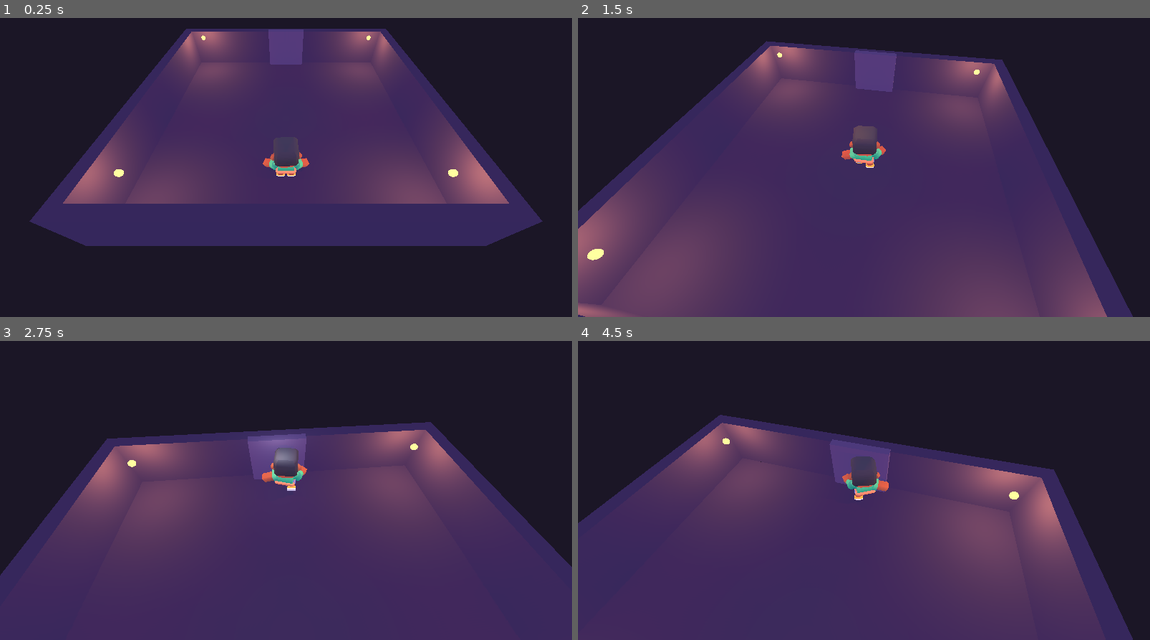
Above: before the commit, frames 1-4 (two rows, left to right).
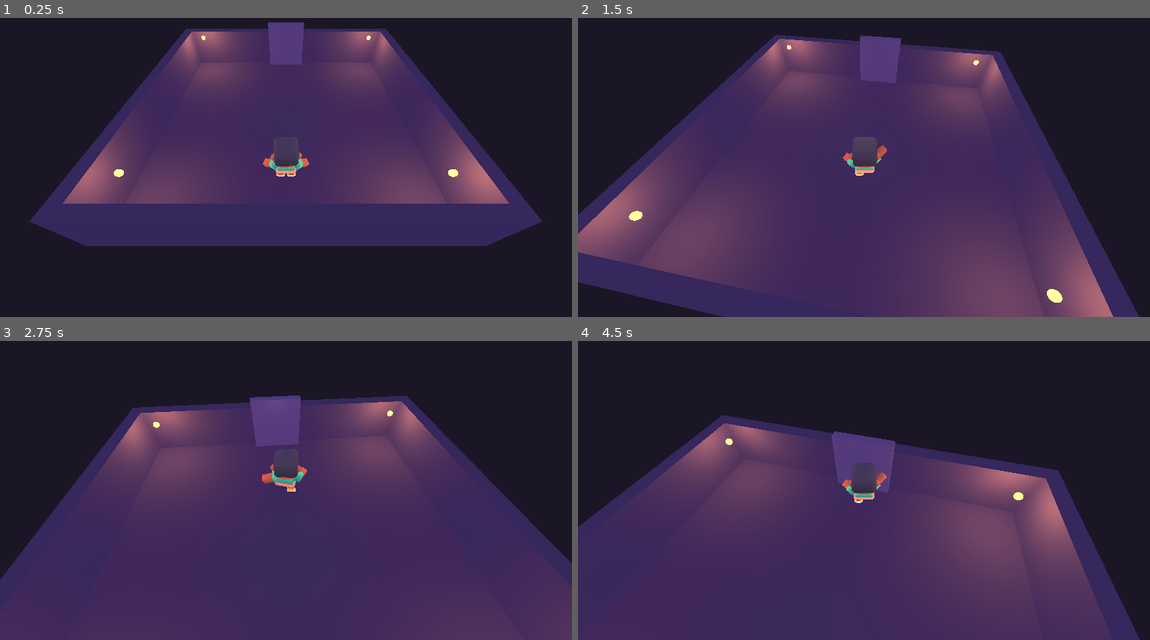
Above: after the commit, the same moments.

Repository: Tairacx/Pixel-dungeon-lite
Game: Godot game, scene res://zona_b.tscn
Same seed, same stepped clock (60 frames per second), same inputs: the game is played once before the commit and once after it.
Inputs (mouse positions are in pixels of both pictures, inside the frame that each line leads up to):
- Up to frame 1 (0.25 s): no input
- Up to frame 2 (1.5 s): tap Enter at 0.5 s; move the mouse to (892, 155) at 0.52 s; hold W (move_up) from 0.53 s (still down); tap K (espada, bound only after the commit) at 0.6, 1.35 s; move the mouse to (835, 158) at 1.27 s
- Up to frame 3 (2.75 s): keep holding W (move_up); move the mouse to (297, 472) at 2.02 s; tap T at 2.1 s; tap K (espada, bound only after the commit) at 2.3 s
- Up to frame 4 (4.5 s): keep holding W (move_up); move the mouse to (858, 484) at 2.77 s; tap J at 2.85 s; tap K (espada, bound only after the commit) at 3.05, 3.6, 4.35 s; move the mouse to (904, 481) at 3.52 s; move the mouse to (818, 475) at 4.27 s

The runs differ from the first frame. In frame 1, 0.2% of the frame differs, in the area x 46-54%, y 1-12%; in frame 2, 11%; in frame 3, 13%, in the area x 0-100%, y 18-80%; in frame 4, 2.3%.

Commit message:
T7 N1 N2 N3 Tarea B completa: espada con tiempo, enchufes y regla

Diff:
--- /dev/null
+++ b/espada.gd
@@ -0,0 +1,45 @@
+extends Node
+
+enum Estado { LISTA, ACTIVA, RECARGA }
+
+@export var tecla = "espada"
+@export var duracion = 0.2
+@export var recarga = 0.4
+
+@onready var pj = get_parent()
+
+var estado = Estado.LISTA
+var tiempo = 0.0
+
+func _physics_process(delta):
+	tiempo -= delta
+	match estado:
+		Estado.LISTA:
+			if Input.is_action_just_pressed(tecla) and puede():
+				empezar()
+		Estado.ACTIVA:
+			if tiempo <= 0.001:
+				terminar()
+		Estado.RECARGA:
+			if tiempo <= 0.001:
+				estado = Estado.LISTA
+
+func puede():
+	print("golpe de 1 a 1.25 m")
+	return pj.is_on_floor()
+
+func empezar():
+	estado = Estado.ACTIVA
+	tiempo = duracion
+	pj.empuje = pj.basis.z * 0.0
+	pj.multiplicador = 0
+	pj.accion = "attack-melee-right"
+	print("empieza: ", tecla)
+
+func terminar():
+	estado = Estado.RECARGA
+	tiempo = recarga
+	pj.empuje = Vector3.ZERO
+	pj.multiplicador = 1.0
+	pj.accion = ""
+	print("termina: ", tecla)
--- a/main.tscn
+++ b/main.tscn
@@ -1,7 +1,8 @@
-[gd_scene format=3 uid="uid://dbq7c0rjn28q"]
+[gd_scene format=3]
 
-[ext_resource type="Script" uid="uid://cchv43eug6720" path="res://personaje.gd" id="1_pj"]
-[ext_resource type="PackedScene" uid="uid://bkmexfnojlmxi" path="res://personaje/character-male-a.glb" id="2_modelo"]
+[ext_resource type="Script" path="res://personaje.gd" id="1_pj"]
+[ext_resource type="PackedScene" path="res://personaje/character-male-a.glb" id="2_modelo"]
+[ext_resource type="Script" path="res://espada.gd" id="99_espada"]
 
 [sub_resource type="ProceduralSkyMaterial" id="CieloMat"]
 
@@ -18,77 +19,81 @@
 [sub_resource type="BoxShape3D" id="PisoForma"]
 size = Vector3(30, 0.2, 30)
 
+[sub_resource type="CapsuleShape3D" id="Capsula"]
+radius = 0.35
+height = 1.75
+
 [sub_resource type="BoxMesh" id="CajaMalla"]
+
+[sub_resource type="BoxShape3D" id="CajaForma"]
 
 [sub_resource type="StandardMaterial3D" id="CajaMat"]
 albedo_color = Color(0.85, 0.55, 0.25, 1)
 
-[sub_resource type="BoxShape3D" id="CajaForma"]
+[node name="Main" type="Node3D"]
 
-[sub_resource type="CapsuleShape3D" id="Capsula"]
-radius = 0.35
-height = 1.75
-
-[node name="Main" type="Node3D" unique_id=1981350311]
-
-[node name="WorldEnvironment" type="WorldEnvironment" parent="." unique_id=1551183035]
+[node name="WorldEnvironment" type="WorldEnvironment" parent="."]
 environment = SubResource("Entorno")
 
-[node name="DirectionalLight3D" type="DirectionalLight3D" parent="." unique_id=1525528557]
+[node name="DirectionalLight3D" type="DirectionalLight3D" parent="."]
 transform = Transform3D(0.866025, -0.353553, 0.353553, 0, 0.707107, 0.707107, -0.5, -0.612372, 0.612372, 0, 6, 0)
 shadow_enabled = true
 
-[node name="Suelo" type="StaticBody3D" parent="." unique_id=201013591]
+[node name="Suelo" type="StaticBody3D" parent="."]
 
-[node name="MeshInstance3D" type="MeshInstance3D" parent="Suelo" unique_id=1263659679]
+[node name="MeshInstance3D" type="MeshInstance3D" parent="Suelo"]
 mesh = SubResource("PisoMalla")
 
-[node name="CollisionShape3D" type="CollisionShape3D" parent="Suelo" unique_id=78662326]
+[node name="CollisionShape3D" type="CollisionShape3D" parent="Suelo"]
 transform = Transform3D(1, 0, 0, 0, 1, 0, 0, 0, 1, 0, -0.1, 0)
 shape = SubResource("PisoForma")
 
-[node name="Cajas" type="Node3D" parent="." unique_id=149397849]
+[node name="Cajas" type="Node3D" parent="."]
 
-[node name="Caja1" type="StaticBody3D" parent="Cajas" unique_id=319190514]
+[node name="Caja1" type="StaticBody3D" parent="Cajas"]
 transform = Transform3D(1, 0, 0, 0, 1, 0, 0, 0, 1, 4, 0.5, -4)
 
-[node name="MeshInstance3D" type="MeshInstance3D" parent="Cajas/Caja1" unique_id=1842229229]
+[node name="MeshInstance3D" type="MeshInstance3D" parent="Cajas/Caja1"]
 mesh = SubResource("CajaMalla")
 surface_material_override/0 = SubResource("CajaMat")
 
-[node name="CollisionShape3D" type="CollisionShape3D" parent="Cajas/Caja1" unique_id=1378273260]
+[node name="CollisionShape3D" type="CollisionShape3D" parent="Cajas/Caja1"]
 shape = SubResource("CajaForma")
 
-[node name="Caja2" type="StaticBody3D" parent="Cajas" unique_id=1639072052]
+[node name="Caja2" type="StaticBody3D" parent="Cajas"]
 transform = Transform3D(1, 0, 0, 0, 1, 0, 0, 0, 1, -5, 0.5, -2)
 
-[node name="MeshInstance3D" type="MeshInstance3D" parent="Cajas/Caja2" unique_id=374816590]
+[node name="MeshInstance3D" type="MeshInstance3D" parent="Cajas/Caja2"]
 mesh = SubResource("CajaMalla")
 surface_material_override/0 = SubResource("CajaMat")
 
-[node name="CollisionShape3D" type="CollisionShape3D" parent="Cajas/Caja2" unique_id=370938634]
+[node name="CollisionShape3D" type="CollisionShape3D" parent="Cajas/Caja2"]
 shape = SubResource("CajaForma")
 
-[node name="Caja3" type="StaticBody3D" parent="Cajas" unique_id=382365704]
+[node name="Caja3" type="StaticBody3D" parent="Cajas"]
 transform = Transform3D(1, 0, 0, 0, 1, 0, 0, 0, 1, 3, 0.5, 3)
 
-[node name="MeshInstance3D" type="MeshInstance3D" parent="Cajas/Caja3" unique_id=1476303137]
+[node name="MeshInstance3D" type="MeshInstance3D" parent="Cajas/Caja3"]
 mesh = SubResource("CajaMalla")
 surface_material_override/0 = SubResource("CajaMat")
 
-[node name="CollisionShape3D" type="CollisionShape3D" parent="Cajas/Caja3" unique_id=310526339]
+[node name="CollisionShape3D" type="CollisionShape3D" parent="Cajas/Caja3"]
 shape = SubResource("CajaForma")
 
-[node name="Camera3D" type="Camera3D" parent="." unique_id=1089728844]
+[node name="Camera3D" type="Camera3D" parent="."]
 transform = Transform3D(1, 0, 0, 0, 0.819152, 0.573576, 0, -0.573576, 0.819152, 0, 5, 7)
 
-[node name="Personaje" type="CharacterBody3D" parent="." unique_id=61651180 node_paths=PackedStringArray("camara")]
+[node name="Personaje" type="CharacterBody3D" parent="." node_paths=PackedStringArray("camara")]
 script = ExtResource("1_pj")
 camara = NodePath("../Camera3D")
 
-[node name="CollisionShape3D" type="CollisionShape3D" parent="Personaje" unique_id=110833036]
+[node name="CollisionShape3D" type="CollisionShape3D" parent="Personaje"]
 transform = Transform3D(1, 0, 0, 0, 1, 0, 0, 0, 1, 0, 0.875, 0)
 shape = SubResource("Capsula")
 
-[node name="Modelo" parent="Personaje" unique_id=1127872115 instance=ExtResource("2_modelo")]
+[node name="Modelo" parent="Personaje" instance=ExtResource("2_modelo")]
 transform = Transform3D(-2.6, 0, 0, 0, 2.6, 0, 0, 0, -2.6, 0, 0, 0)
+
+
+[node name="Espada" type="Node" parent="Personaje"]
+script = ExtResource("99_espada")
--- a/project.godot
+++ b/project.godot
@@ -41,6 +41,11 @@
 , Object(InputEventKey,"resource_local_to_scene":false,"resource_name":"","device":-1,"window_id":0,"alt_pressed":false …(186 unchanged characters)…
 ]
 }
+espada={
+"deadzone": 0.2,
+"events": [Object(InputEventKey,"resource_local_to_scene":false,"resource_name":"","device":-1,"window_id":0,"alt_pressed":false,"shift_pressed":false,"ctrl_pressed":false,"meta_pressed":false,"pressed":false,"keycode":0,"physical_keycode":75,"key_label":0,"unicode":107,"location":0,"echo":false,"script":null)
+]
+}
 
 [physics]
 
--- a/zona_b.tscn
+++ b/zona_b.tscn
@@ -6,6 +6,7 @@
 [ext_resource type="Script" uid="uid://cg0mq7yg42bhc" path="res://disparador.gd" id="4_disp"]
 [ext_resource type="Script" uid="uid://cr76bsctimqjl" path="res://sistema_eventos.gd" id="5_sis"]
 [ext_resource type="Script" uid="uid://vare7cgkhumr" path="res://camara_zona_b.gd" id="6_cam"]
+[ext_resource type="Script" uid="uid://bv8e8vebwxj17" path="res://espada.gd" id="99_espada"]
 
 [sub_resource type="Environment" id="Entorno"]
 background_mode = 1
@@ -63,77 +64,76 @@
 radius = 0.35
 height = 1.75
 
-[node name="ZonaB" type="Node3D" unique_id=677321438]
-
-[node name="WorldEnvironment" type="WorldEnvironment" parent="." unique_id=238611234]
+[node name="ZonaB" type="Node3D" unique_id=82358431]
+
+[node name="WorldEnvironment" type="WorldEnvironment" parent="." unique_id=39881943]
 environment = SubResource("Entorno")
 
-[node name="Piso" type="StaticBody3D" parent="." unique_id=2072377673]
+[node name="Piso" type="StaticBody3D" parent="." unique_id=666894410]
 transform = Transform3D(1, 0, 0, 0, 1, 0, 0, 0, 1, 0, -0.1, 0)
 
-[node name="MeshInstance3D" type="MeshInstance3D" parent="Piso" unique_id=1470946323]
+[node name="MeshInstance3D" type="MeshInstance3D" parent="Piso" unique_id=857633159]
 mesh = SubResource("PisoMalla")
 surface_material_override/0 = SubResource("Piedra")
 
-[node name="CollisionShape3D" type="CollisionShape3D" parent="Piso" unique_id=444926851]
+[node name="CollisionShape3D" type="CollisionShape3D" parent="Piso" unique_id=1372056258]
 shape = SubResource("PisoForma")
 
-[node name="Paredes" type="Node3D" parent="." unique_id=1893750478]
-
-[node name="Norte" type="StaticBody3D" parent="Paredes" unique_id=1406166985]
+[node name="Paredes" type="Node3D" parent="." unique_id=673190592]
+
+[node name="Norte" type="StaticBody3D" parent="Paredes" unique_id=576940546]
 transform = Transform3D(1, 0, 0, 0, 1, 0, 0, 0, 1, 0, 1, -6.25)
 
-[node name="MeshInstance3D" type="MeshInstance3D" parent="Paredes/Norte" unique_id=1545706328]
+[node name="MeshInstance3D" type="MeshInstance3D" parent="Paredes/Norte" unique_id=596609644]
 mesh = SubResource("ParedNSMalla")
 surface_material_override/0 = SubResource("Piedra")
 
-[node name="CollisionShape3D" type="CollisionShape3D" parent="Paredes/Norte" unique_id=1751969886]
+[node name="CollisionShape3D" type="CollisionShape3D" parent="Paredes/Norte" unique_id=1106496608]
 shape = SubResource("ParedNSForma")
 
-[node name="Sur" type="StaticBody3D" parent="Paredes" unique_id=969056894]
+[node name="Sur" type="StaticBody3D" parent="Paredes" unique_id=975233137]
 transform = Transform3D(1, 0, 0, 0, 1, 0, 0, 0, 1, 0, 1, 6.25)
 
-[node name="MeshInstance3D" type="MeshInstance3D" parent="Paredes/Sur" unique_id=2105528579]
+[node name="MeshInstance3D" type="MeshInstance3D" parent="Paredes/Sur" unique_id=771383598]
 mesh = SubResource("ParedNSMalla")
 surface_material_override/0 = SubResource("Piedra")
 
-[node name="CollisionShape3D" type="CollisionShape3D" parent="Paredes/Sur" unique_id=844880327]
+[node name="CollisionShape3D" type="CollisionShape3D" parent="Paredes/Sur" unique_id=919700935]
 shape = SubResource("ParedNSForma")
 
-[node name="Este" type="StaticBody3D" parent="Paredes" unique_id=1275230214]
+[node name="Este" type="StaticBody3D" parent="Paredes" unique_id=1591830093]
 transform = Transform3D(1, 0, 0, 0, 1, 0, 0, 0, 1, 6.25, 1, 0)
 
-[node name="MeshInstance3D" type="MeshInstance3D" parent="Paredes/Este" unique_id=14574602]
+[node name="MeshInstance3D" type="MeshInstance3D" parent="Paredes/Este" unique_id=1123614270]
 mesh = SubResource("ParedEOMalla")
 surface_material_override/0 = SubResource("Piedra")
 
-[node name="CollisionShape3D" type="CollisionShape3D" parent="Paredes/Este" unique_id=1952206288]
+[node name="CollisionShape3D" type="CollisionShape3D" parent="Paredes/Este" unique_id=734683463]
 shape = SubResource("ParedEOForma")
 
-[node name="Oeste" type="StaticBody3D" parent="Paredes" unique_id=1266287176]
+[node name="Oeste" type="StaticBody3D" parent="Paredes" unique_id=461003109]
 transform = Transform3D(1, 0, 0, 0, 1, 0, 0, 0, 1, -6.25, 1, 0)
 
-[node name="MeshInstance3D" type="MeshInstance3D" parent="Paredes/Oeste" unique_id=974782912]
+[node name="MeshInstance3D" type="MeshInstance3D" parent="Paredes/Oeste" unique_id=1344019739]
 mesh = SubResource("ParedEOMalla")
 surface_material_override/0 = SubResource("Piedra")
 
-[node name="CollisionShape3D" type="CollisionShape3D" parent="Paredes/Oeste" unique_id=1084189248]
+[node name="CollisionShape3D" type="CollisionShape3D" parent="Paredes/Oeste" unique_id=964748778]
 shape = SubResource("ParedEOForma")
 
-[node name="Puerta" type="StaticBody3D" parent="." unique_id=1481535486]
+[node name="Puerta" type="StaticBody3D" parent="." unique_id=909509349]
 transform = Transform3D(1, 0, 0, 0, 1, 0, 0, 0, 1, 0, 1.25, -5.85)
 
-[node name="MeshInstance3D" type="MeshInstance3D" parent="Puerta" unique_id=57040337]
-transform = Transform3D(1, 0, 0, 0, 1, 0, 0, 0, 1, 0, -0.38390923, 0)
+[node name="MeshInstance3D" type="MeshInstance3D" parent="Puerta" unique_id=1887073970]
 mesh = SubResource("PuertaMalla")
 surface_material_override/0 = SubResource("PiedraClara")
 
-[node name="CollisionShape3D" type="CollisionShape3D" parent="Puerta" unique_id=1217201469]
+[node name="CollisionShape3D" type="CollisionShape3D" parent="Puerta" unique_id=1870555354]
 shape = SubResource("PuertaForma")
 
-[node name="Antorchas" type="Node3D" parent="." unique_id=1835390956]
-
-[node name="AntorchaNE" type="OmniLight3D" parent="Antorchas" unique_id=915724499]
+[node name="Antorchas" type="Node3D" parent="." unique_id=406844534]
+
+[node name="AntorchaNE" type="OmniLight3D" parent="Antorchas" unique_id=1798347274]
 transform = Transform3D(1, 0, 0, 0, 1, 0, 0, 0, 1, 5, 2, -5)
 light_color = Color(0.949, 0.639, 0.227, 1)
 shadow_enabled = true
@@ -142,11 +142,11 @@
 script = ExtResource("3_luz")
 amplitud = 0.35
 
-[node name="Llama" type="MeshInstance3D" parent="Antorchas/AntorchaNE" unique_id=467481609]
-mesh = SubResource("LlamaMalla")
-surface_material_override/0 = SubResource("Llama")
-
-[node name="AntorchaNO" type="OmniLight3D" parent="Antorchas" unique_id=1424908891]
+[node name="Llama" type="MeshInstance3D" parent="Antorchas/AntorchaNE" unique_id=1354470800]
+mesh = SubResource("LlamaMalla")
+surface_material_override/0 = SubResource("Llama")
+
+[node name="AntorchaNO" type="OmniLight3D" parent="Antorchas" unique_id=1953963307]
 transform = Transform3D(1, 0, 0, 0, 1, 0, 0, 0, 1, -5, 2, -5)
 light_color = Color(0.949, 0.639, 0.227, 1)
 shadow_enabled = true
@@ -156,11 +156,11 @@
 amplitud = 0.35
 semilla = 19
 
-[node name="Llama" type="MeshInstance3D" parent="Antorchas/AntorchaNO" unique_id=1684667850]
-mesh = SubResource("LlamaMalla")
-surface_material_override/0 = SubResource("Llama")
-
-[node name="AntorchaSE" type="OmniLight3D" parent="Antorchas" unique_id=1812268182]
+[node name="Llama" type="MeshInstance3D" parent="Antorchas/AntorchaNO" unique_id=652420877]
+mesh = SubResource("LlamaMalla")
+surface_material_override/0 = SubResource("Llama")
+
+[node name="AntorchaSE" type="OmniLight3D" parent="Antorchas" unique_id=1164253712]
 transform = Transform3D(1, 0, 0, 0, 1, 0, 0, 0, 1, 5, 2, 5)
 light_color = Color(0.949, 0.639, 0.227, 1)
 shadow_enabled = true
@@ -170,11 +170,11 @@
 amplitud = 0.35
 semilla = 31
 
-[node name="Llama" type="MeshInstance3D" parent="Antorchas/AntorchaSE" unique_id=1606381715]
-mesh = SubResource("LlamaMalla")
-surface_material_override/0 = SubResource("Llama")
-
-[node name="AntorchaSO" type="OmniLight3D" parent="Antorchas" unique_id=450592478]
+[node name="Llama" type="MeshInstance3D" parent="Antorchas/AntorchaSE" unique_id=1617637415]
+mesh = SubResource("LlamaMalla")
+surface_material_override/0 = SubResource("Llama")
+
+[node name="AntorchaSO" type="OmniLight3D" parent="Antorchas" unique_id=645914208]
 transform = Transform3D(1, 0, 0, 0, 1, 0, 0, 0, 1, -5, 2, 5)
 light_color = Color(0.949, 0.639, 0.227, 1)
 shadow_enabled = true
@@ -184,59 +184,62 @@
 amplitud = 0.35
 semilla = 53
 
-[node name="Llama" type="MeshInstance3D" parent="Antorchas/AntorchaSO" unique_id=1266737335]
-mesh = SubResource("LlamaMalla")
-surface_material_override/0 = SubResource("Llama")
-
-[node name="Disparador" type="Area3D" parent="." unique_id=916601033]
+[node name="Llama" type="MeshInstance3D" parent="Antorchas/AntorchaSO" unique_id=111086729]
+mesh = SubResource("LlamaMalla")
+surface_material_override/0 = SubResource("Llama")
+
+[node name="Disparador" type="Area3D" parent="." unique_id=555002865]
 transform = Transform3D(1, 0, 0, 0, 1, 0, 0, 0, 1, 0, 1, -4.9)
 collision_layer = 0
 collision_mask = 8
 script = ExtResource("4_disp")
 
-[node name="CollisionShape3D" type="CollisionShape3D" parent="Disparador" unique_id=726093824]
+[node name="CollisionShape3D" type="CollisionShape3D" parent="Disparador" unique_id=512155983]
 shape = SubResource("DisparadorForma")
 
-[node name="LuzEvento" type="OmniLight3D" parent="." unique_id=754451650]
+[node name="LuzEvento" type="OmniLight3D" parent="." unique_id=1140861253]
 light_energy = 0.0
 omni_range = 4.0
 omni_attenuation = 2.0
 
-[node name="LuzCorazones" type="OmniLight3D" parent="." unique_id=941574029]
+[node name="LuzCorazones" type="OmniLight3D" parent="." unique_id=426904211]
 transform = Transform3D(1, 0, 0, 0, 1, 0, 0, 0, 1, 0, 3, 0)
 light_color = Color(0.949, 0.639, 0.227, 1)
 omni_range = 12.0
 omni_attenuation = 2.0
 
-[node name="SistemaEventos" type="Node" parent="." unique_id=1710707462 node_paths=PackedStringArray("luz_evento", "luz_variable")]
+[node name="SistemaEventos" type="Node" parent="." unique_id=157205383 node_paths=PackedStringArray("luz_evento", "luz_variable")]
 script = ExtResource("5_sis")
 luz_evento = NodePath("../LuzEvento")
 luz_variable = NodePath("../LuzCorazones")
 color_bajo = Color(0.949, 0.639, 0.227, 1)
 color_alto = Color(0.839, 0.227, 0.227, 1)
 
-[node name="PivoteCamara" type="Node3D" parent="." unique_id=1827443378 node_paths=PackedStringArray("objetivo")]
+[node name="PivoteCamara" type="Node3D" parent="." unique_id=1886932685 node_paths=PackedStringArray("objetivo")]
 transform = Transform3D(1, 0, 0, 0, 1, 0, 0, 0, 1, 0, 1, 3.5)
 script = ExtResource("6_cam")
 objetivo = NodePath("../Personaje")
 
-[node name="SpringArm3D" type="SpringArm3D" parent="PivoteCamara" unique_id=1136197926]
+[node name="SpringArm3D" type="SpringArm3D" parent="PivoteCamara" unique_id=156387108]
 transform = Transform3D(1, 0, 0, 0, 0.642788, 0.766044, 0, -0.766044, 0.642788, 0, 0, 0)
 spring_length = 8.0
 margin = 0.3
 
-[node name="Camera3D" type="Camera3D" parent="PivoteCamara/SpringArm3D" unique_id=409250487]
-
-[node name="Personaje" type="CharacterBody3D" parent="." unique_id=143796510 node_paths=PackedStringArray("camara")]
+[node name="Camera3D" type="Camera3D" parent="PivoteCamara/SpringArm3D" unique_id=1462680142]
+
+[node name="Personaje" type="CharacterBody3D" parent="." unique_id=1986245818 node_paths=PackedStringArray("camara")]
 transform = Transform3D(1, 0, 0, 0, 1, 0, 0, 0, 1, 0, 0, 3.5)
 collision_layer = 8
 script = ExtResource("1_pj")
 camara = NodePath("../PivoteCamara/SpringArm3D/Camera3D")
 speed = 4.0
 
-[node name="CollisionShape3D" type="CollisionShape3D" parent="Personaje" unique_id=1125154942]
+[node name="CollisionShape3D" type="CollisionShape3D" parent="Personaje" unique_id=1035580343]
 transform = Transform3D(1, 0, 0, 0, 1, 0, 0, 0, 1, 0, 0.875, 0)
 shape = SubResource("Capsula")
 
-[node name="Modelo" parent="Personaje" unique_id=525131127 instance=ExtResource("2_modelo")]
+[node name="Modelo" parent="Personaje" unique_id=418283851 instance=ExtResource("2_modelo")]
 transform = Transform3D(-2.6, 0, 0, 0, 2.6, 0, 0, 0, -2.6, 0, 0, 0)
+
+[node name="Espada" type="Node" parent="Personaje" unique_id=70935546]
+script = ExtResource("99_espada")
Not shown, added: espada.gd.uid
Not shown: 1 places in zona_b.tscn that only renumber resources
